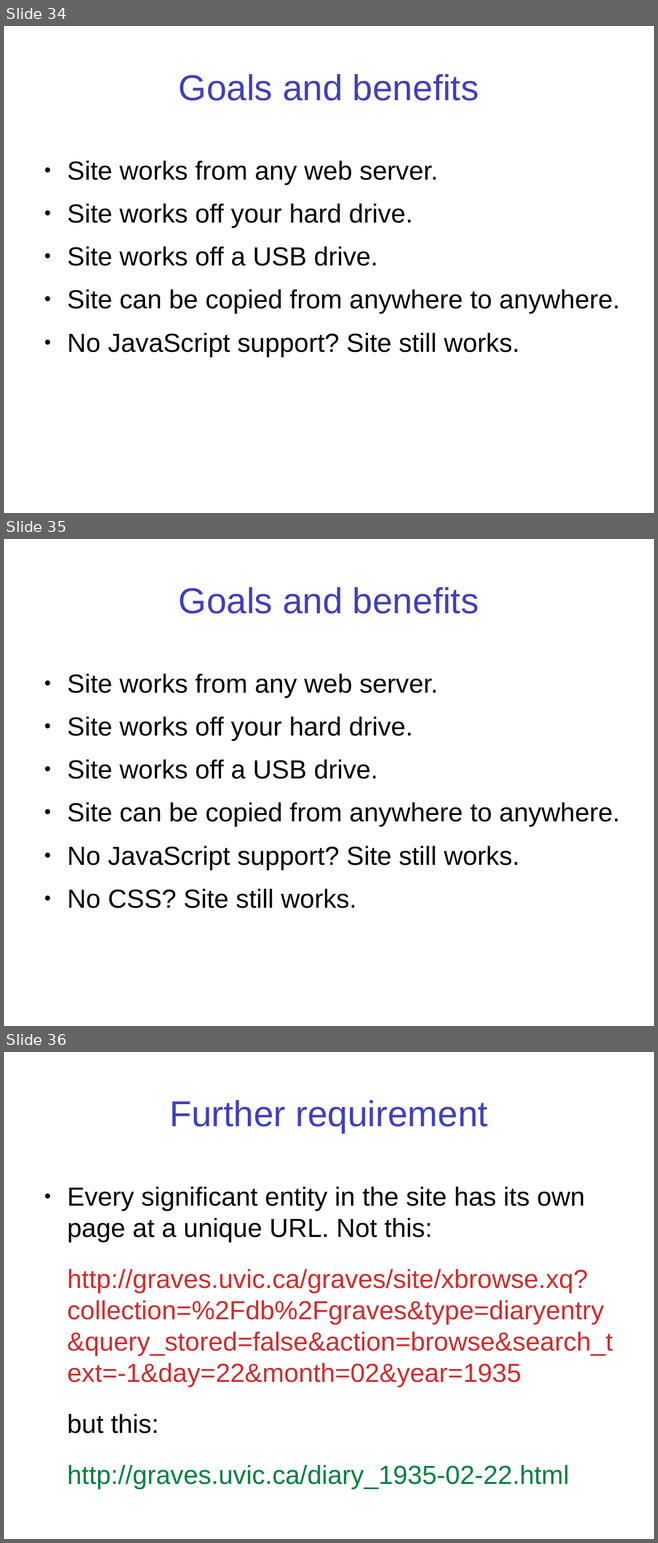
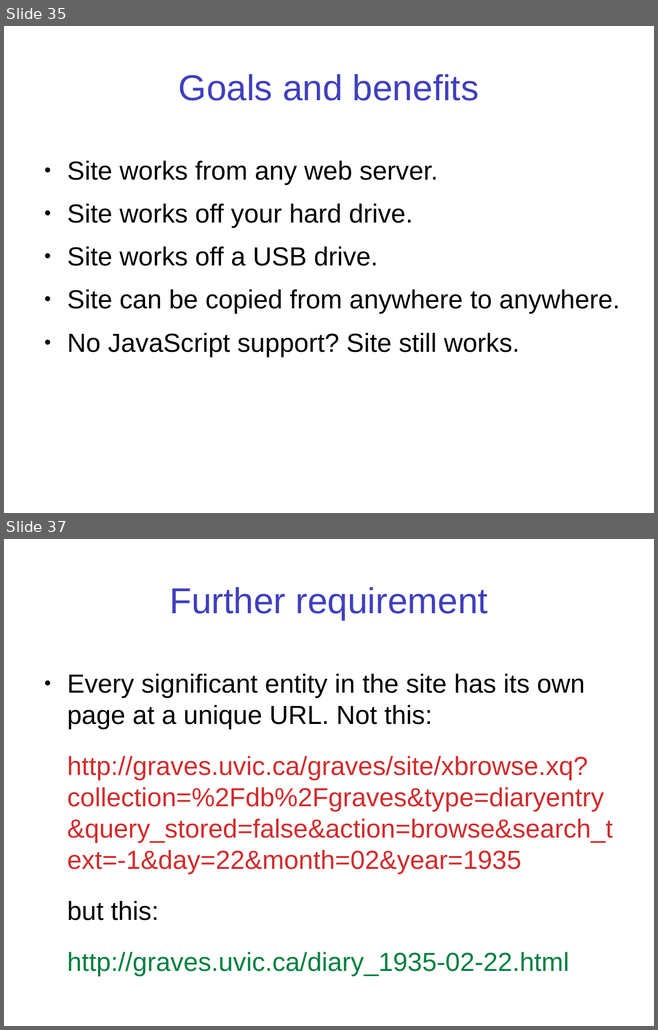
Before and after one commit to projectEndings/Endings, a slide deck: presentations/SHARP_2017/mdh_sharp_2017.pptx. Shown one above the other, each under a label of ours: slides 34, 35 and 36 before the commit, slides 35 and 37 after it; the slides between them are not shown. The pictures are 658x1543 and 658x1030 pixels, drawn with LibreOffice and Linux fonts; fonts in the diff are those of the drawing. Boxes give left, top, right and bottom in pixels: in the first picture for what was removed or moved away, otherwise in the second. Text is boxed around its words. In the diff, an @@ line names an element or a change of style, - is before the commit and + after.

```diff
--- a/presentations/SHARP_2017/mdh_sharp_2017.pptx
+++ b/presentations/SHARP_2017/mdh_sharp_2017.pptx
@@ slide 35 removed at [4,539,654,1026], background #FFFFFF @@
@@ text removed at [179,587,478,614] @@
-Goals and benefits
@@ text removed at [67,674,619,908] @@
-● Site works from any web server.
-● Site works off your hard drive.
-● Site works off a USB drive.
-● Site can be copied from anywhere to anywhere.
-● No JavaScript support? Site still works.
-● No CSS? Site still works.
@@ what was slide 34 is now slide 35 @@
@@ what was slide 36 is now slide 37 @@
```
Also in this commit, not shown: 5 slides added, 2 other slides removed, 2 other files.
